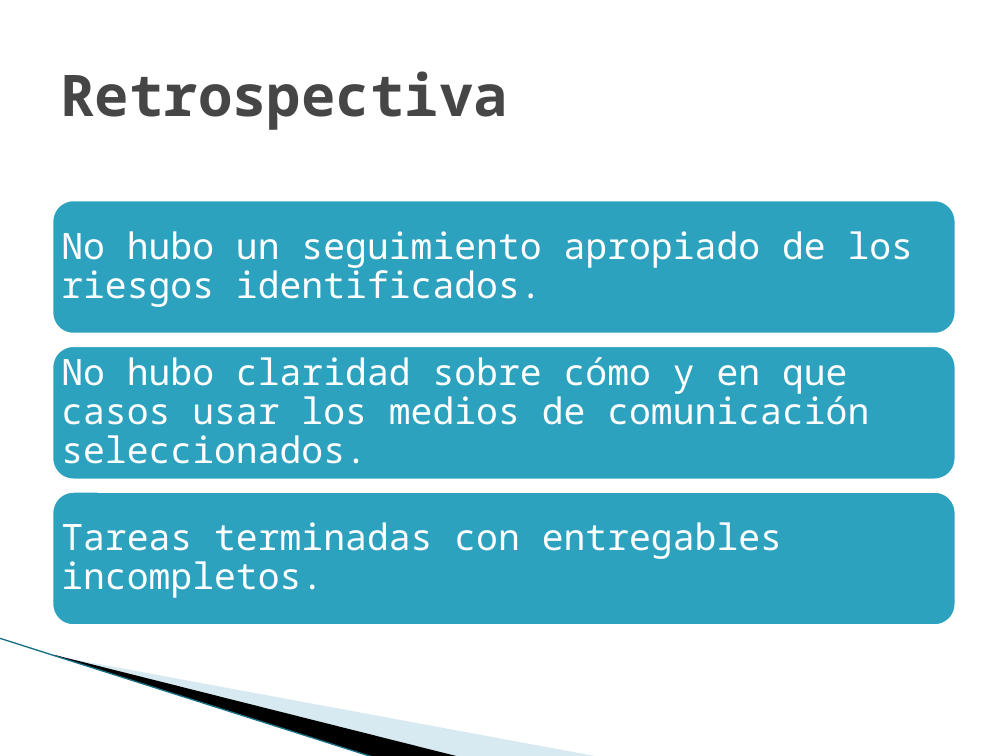
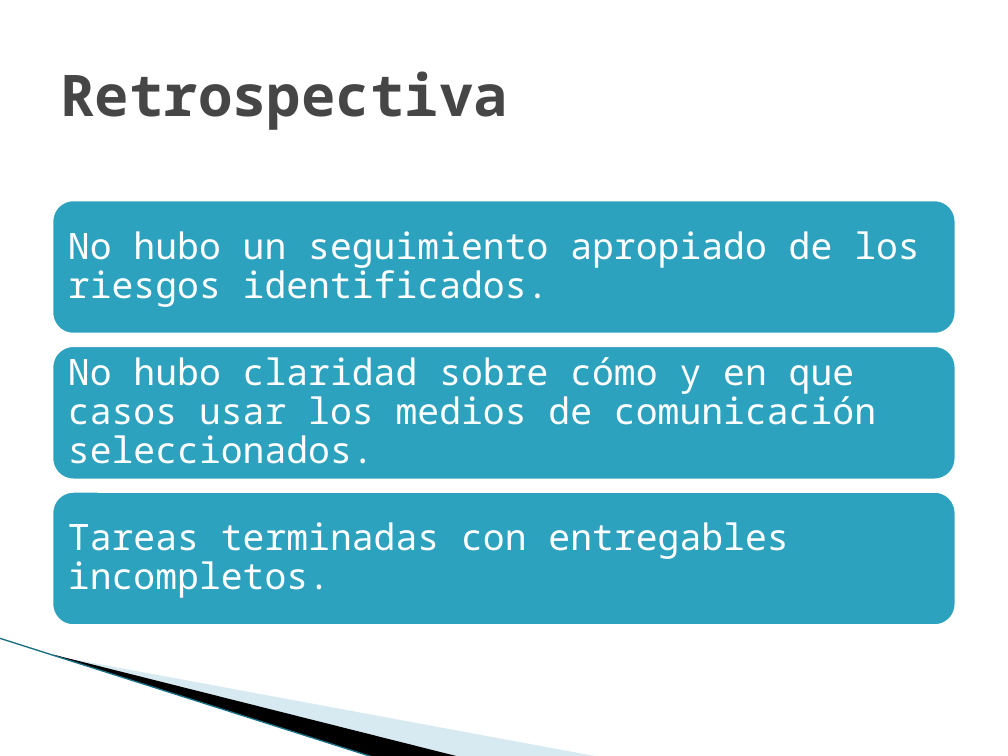
Before and after one commit to jlsarmientoh/tsp_change_counter, a slide deck: slide 29 of docs/NoteBook/Project cycle reports/TSPi – Ciclo 1.pptx. Drawn at 1008x756 pixels with LibreOffice and Linux fonts; fonts in the diff are those of the drawing; background and template pictures are left out. Boxes give left, top, right and bottom in pixels: in the first picture for what was removed or moved away, otherwise in the second. Text is boxed around its words. In the diff, an @@ line names an element or a change of style, - is before the commit and + after.

```diff
--- a/docs/NoteBook/Project cycle reports/TSPi – Ciclo 1.pptx
+++ b/docs/NoteBook/Project cycle reports/TSPi – Ciclo 1.pptx
@@ text "No hubo un seguimiento apropiado ...": place and size @@
-text "No hubo un seguimiento apropiado ..." at [61, 231, 914, 307]
+text "No hubo un seguimiento apropiado ..." at [68, 231, 920, 307]
@@ text "No hubo claridad sobre cómo ...": place and size @@
-text "No hubo claridad sobre cómo ..." at [61, 357, 869, 464]
+text "No hubo claridad sobre cómo ..." at [68, 357, 876, 464]
@@ text "Tareas terminadas con entregables incompletos.": place and size @@
-text "Tareas terminadas con entregables incompletos." at [61, 522, 782, 598]
+text "Tareas terminadas con entregables incompletos." at [68, 522, 788, 598]
```
Also in this commit, not shown: 15 other slides changed.
